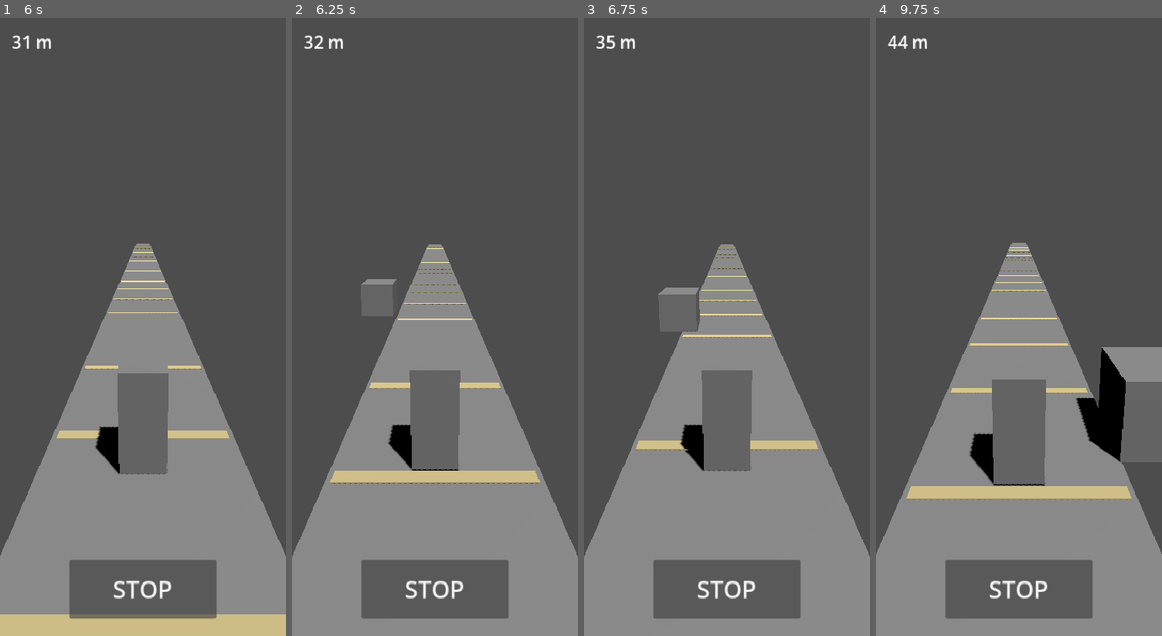
Above: before the commit, frames 1-4 (left to right).
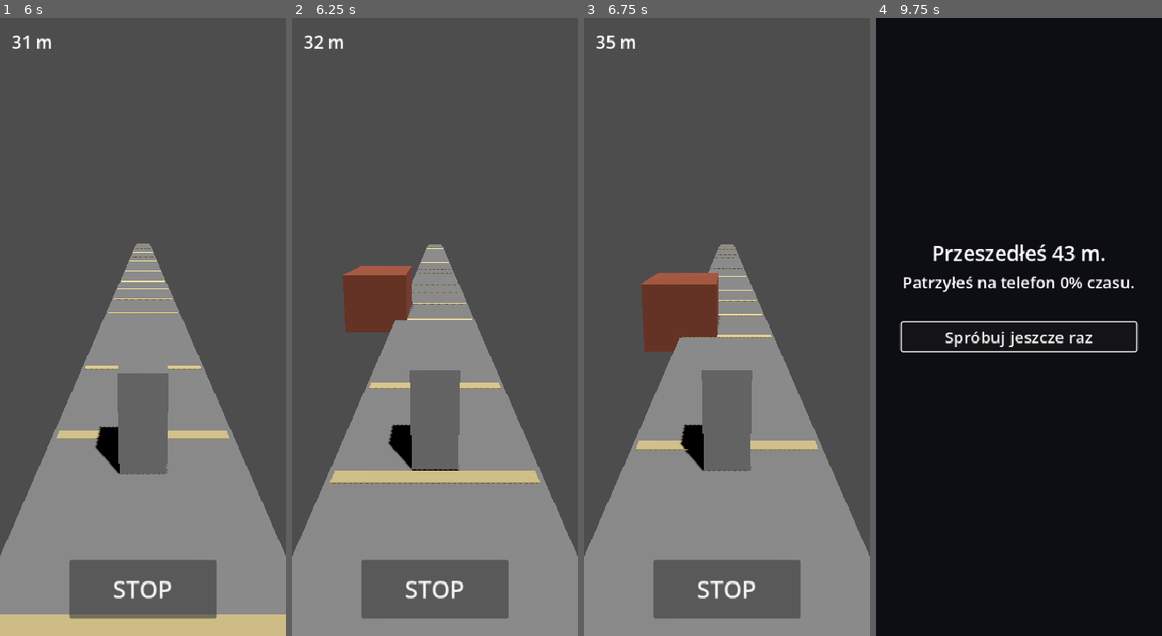
Above: after the commit, the same moments.

Repository: dzieciol-kamil/distracted
Game: Godot game, scene res://scenes/ui/main_menu.tscn
The game is run twice, just before and just after one commit, with the same random seed, the same clock (stepped at 60 frames per second) and the same inputs.
Inputs:
- Up to frame 1 (6 s): click "Start" at 0.5 s; click "STOP" at 1.25 s; click "STOP" at 2 s; click "STOP" at 2.75 s; hold E (check_phone) 3.53-4.28 s; tap Space (stop) at 4.35, 5.85 s; hold E (check_phone) 5.03-5.78 s
- Up to frame 2 (6.25 s): no input
- Up to frame 3 (6.75 s): hold E (check_phone) from 6.53 s (still down)
- Up to frame 4 (9.75 s): release E (check_phone) at 7.28 s; tap Space (stop) at 7.35, 8.85 s; hold E (check_phone) 8.03-8.78 s; hold E (check_phone) from 9.53 s (still down)

Frame 1 is identical in both runs. In frame 2, 2.4% of the frame differs, in the area x 17-43%, y 40-51%; in frame 3, 3.0%; in frame 4, 98%, in the area x 0-100%, y 0-100%.

Commit message:
refactor(hazards): Tractor scene uses Hazard base, resized to big
Tractor.tscn: script → hazard.gd, mesh 1.5x1.5x2.0 → 2.8x2.6x4.0
(big traktor per M2a spec). lateral_speed @export = 1.8 (was const
1.5 in old tractor.gd; bump matches longer body). Brunatny
placeholder color via StandardMaterial3D.

Deleted: tractor.gd (logic moved to hazard.gd in Task 1).

Co-Authored-By: Claude Sonnet 4.6 <noreply@anthropic.com>

Diff:
--- a/src/scenes/hazards/tractor.tscn
+++ b/src/scenes/hazards/tractor.tscn
@@ -1,20 +1,25 @@
-[gd_scene load_steps=4 format=3]
+[gd_scene load_steps=5 format=3]
 
-[ext_resource type="Script" path="res://scripts/hazards/tractor.gd" id="1_tractor"]
+[ext_resource type="Script" path="res://scripts/hazards/hazard.gd" id="1_hazard"]
 
 [sub_resource type="BoxMesh" id="BoxMesh_1"]
-size = Vector3(1.5, 1.5, 2.0)
+size = Vector3(2.8, 2.6, 4.0)
+
+[sub_resource type="StandardMaterial3D" id="Material_1"]
+albedo_color = Color(0.55, 0.27, 0.18, 1)
 
 [sub_resource type="BoxShape3D" id="BoxShape3D_1"]
-size = Vector3(1.5, 1.5, 2.0)
+size = Vector3(2.8, 2.6, 4.0)
 
 [node name="Tractor" type="Area3D"]
-script = ExtResource("1_tractor")
+script = ExtResource("1_hazard")
+lateral_speed = 1.8
 collision_layer = 4
 collision_mask = 2
 
 [node name="MeshInstance3D" type="MeshInstance3D" parent="."]
 mesh = SubResource("BoxMesh_1")
+surface_material_override/0 = SubResource("Material_1")
 
 [node name="CollisionShape3D" type="CollisionShape3D" parent="."]
 shape = SubResource("BoxShape3D_1")
--- a/src/scripts/hazards/tractor.gd
+++ /dev/null
@@ -1,28 +0,0 @@
-extends Area3D
-
-signal cleared(node: Node3D)
-
-const LATERAL_SPEED: float = 1.5
-const PATH_HALF_WIDTH: float = 1.8
-
-var _direction: float = 1.0
-var _emitted_cleared: bool = false
-
-func _ready() -> void:
-	collision_layer = 4  # Layer 3 (Hazards)
-	collision_mask = 2   # Layer 2 (Player)
-	body_entered.connect(_on_body_entered)
-
-func _process(delta: float) -> void:
-	position.x += LATERAL_SPEED * _direction * delta
-	if not _emitted_cleared and position.x > PATH_HALF_WIDTH:
-		_emitted_cleared = true
-		cleared.emit(self)
-	if position.x > PATH_HALF_WIDTH + 2.0:
-		queue_free()
-
-func _on_body_entered(body: Node3D) -> void:
-	if body.is_in_group("player"):
-		var player := body as Node
-		if player.has_signal("collided_with_hazard"):
-			player.emit_signal("collided_with_hazard")
